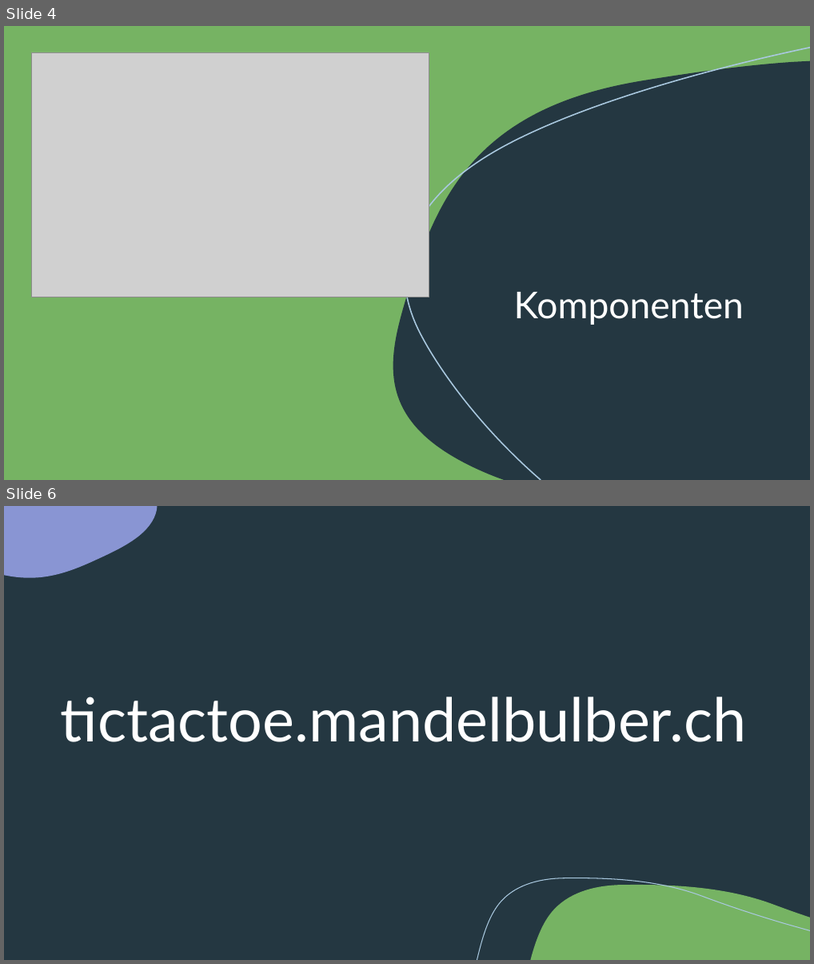
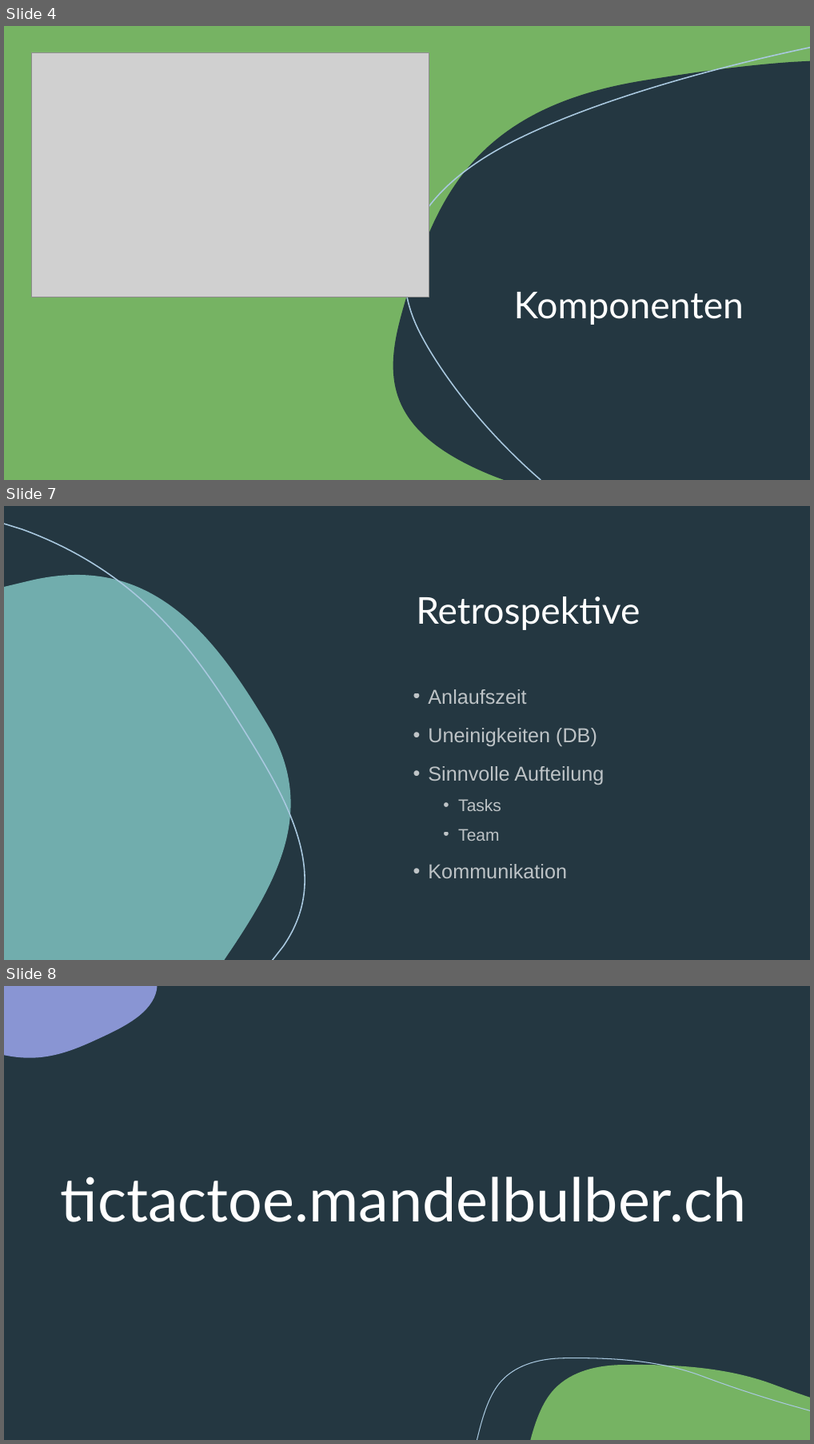
Before and after one commit to mandelbulber/M426_TicTacToe, a slide deck: documentation/Presentation.pptx. Shown one above the other, each under a label of ours: slides 4 and 6 before the commit, slides 4, 7 and 8 after it; the slides between them are not shown. The pictures are 814x964 and 814x1444 pixels, drawn with LibreOffice and Linux fonts; fonts in the diff are those of the drawing; grey boxes stand for pictures. Boxes give left, top, right and bottom in pixels: in the first picture for what was removed or moved away, otherwise in the second. Text is boxed around its words. In the diff, an @@ line names an element or a change of style, - is before the commit and + after.

```diff
--- a/documentation/Presentation.pptx
+++ b/documentation/Presentation.pptx
@@ slide 7 added at box(4, 506, 810, 960), background #243741 @@
@@ rectangle added at box(4, 506, 810, 960), fill #243741 @@
@@ freeform shape added at box(4, 524, 378, 960), outline #A9C8DF 1.5 pt @@
@@ freeform shape added at box(4, 552, 34, 660), fill #8995D3 @@
@@ freeform shape added at box(4, 575, 290, 960), fill #71ADAD @@
@@ title added at box(416, 596, 640, 630), 44 pt, text #FFFFFF @@
+Retrospektive
@@ text added at box(428, 689, 604, 878), 24 pt, text #FFFFFF at 70% opacity @@
+• Anlaufszeit
+• Uneinigkeiten (DB)
+• Sinnvolle Aufteilung
+  • Tasks
+  • Team
+• Kommunikation
@@ freeform shape added at box(487, 912, 779, 960), outline #63B493 1 pt @@
@@ freeform shape added at box(544, 919, 810, 960), fill #76B363 @@
@@ what was slide 6 is now slide 8 @@
```
Also in this commit, not shown: 1 slide changed, 4 other slides added, 3 slides removed.
